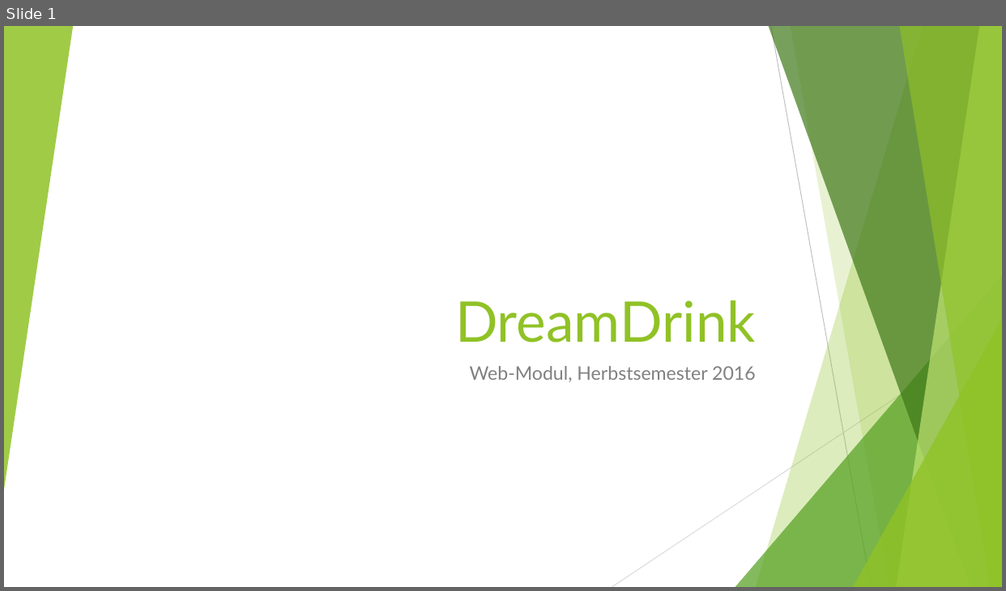
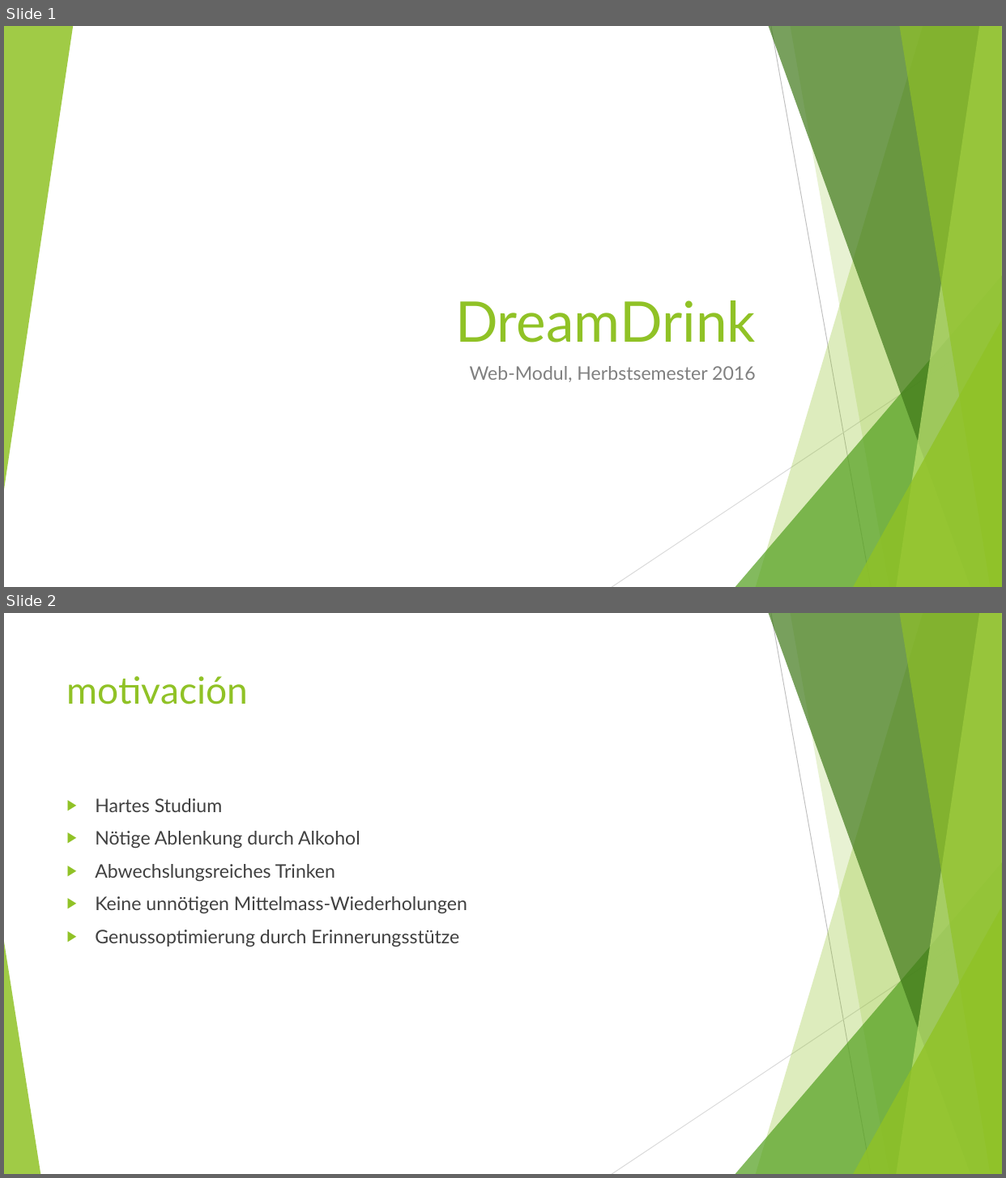
Before and after one commit to SoullessStone/Webmodul_DreamDrink, a slide deck: aufgaben/Präsentation.pptx. Shown one above the other, each under a label of ours: slide 1 before the commit, slides 1 and 2 after it. The pictures are 1006x591 and 1006x1178 pixels, drawn with LibreOffice and Linux fonts; fonts in the diff are those of the drawing. Boxes give left, top, right and bottom in pixels: in the first picture for what was removed or moved away, otherwise in the second. Text is boxed around its words. In the diff, an @@ line names an element or a change of style, - is before the commit and + after.

```diff
--- a/aufgaben/Präsentation.pptx
+++ b/aufgaben/Präsentation.pptx
@@ slide 2 added at <box>4,613,1002,1174</box>, background #FFFFFF; not listed: 9 template elements that a slide beside it also shows @@
@@ title added at <box>67,676,249,705</box>, 36 pt, text #90C226 @@
+motivación
@@ text added at <box>95,798,467,947</box>, 18 pt, text #404040 @@
+▶ Hartes Studium
+▶ Nötige Ablenkung durch Alkohol
+▶ Abwechslungsreiches Trinken
+▶ Keine unnötigen Mittelmass-Wiederholungen
+▶ Genussoptimierung durch Erinnerungsstütze
@@ triangle added at <box>4,942,40,1174</box>, fill #90C226 at 85% opacity @@
```
Also in this commit, not shown: 2 slides changed, 2 other slides added, 4 other files.
